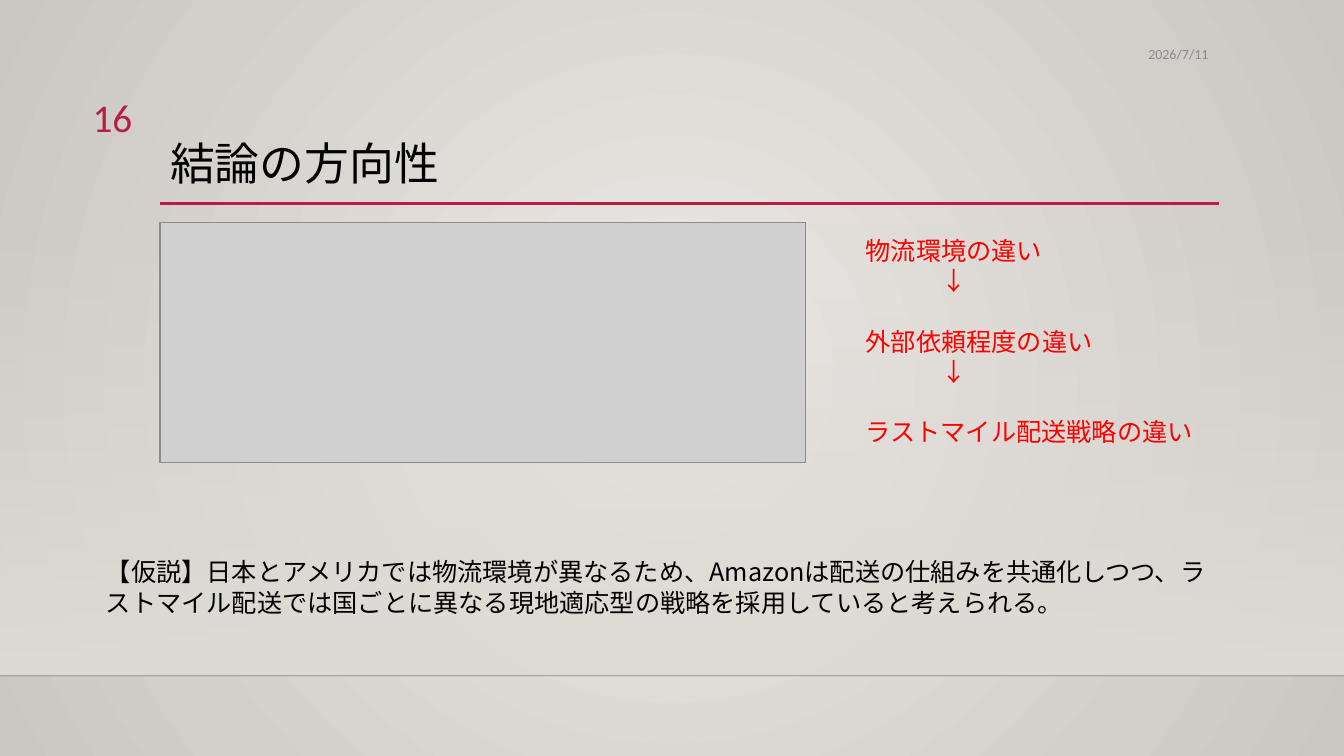
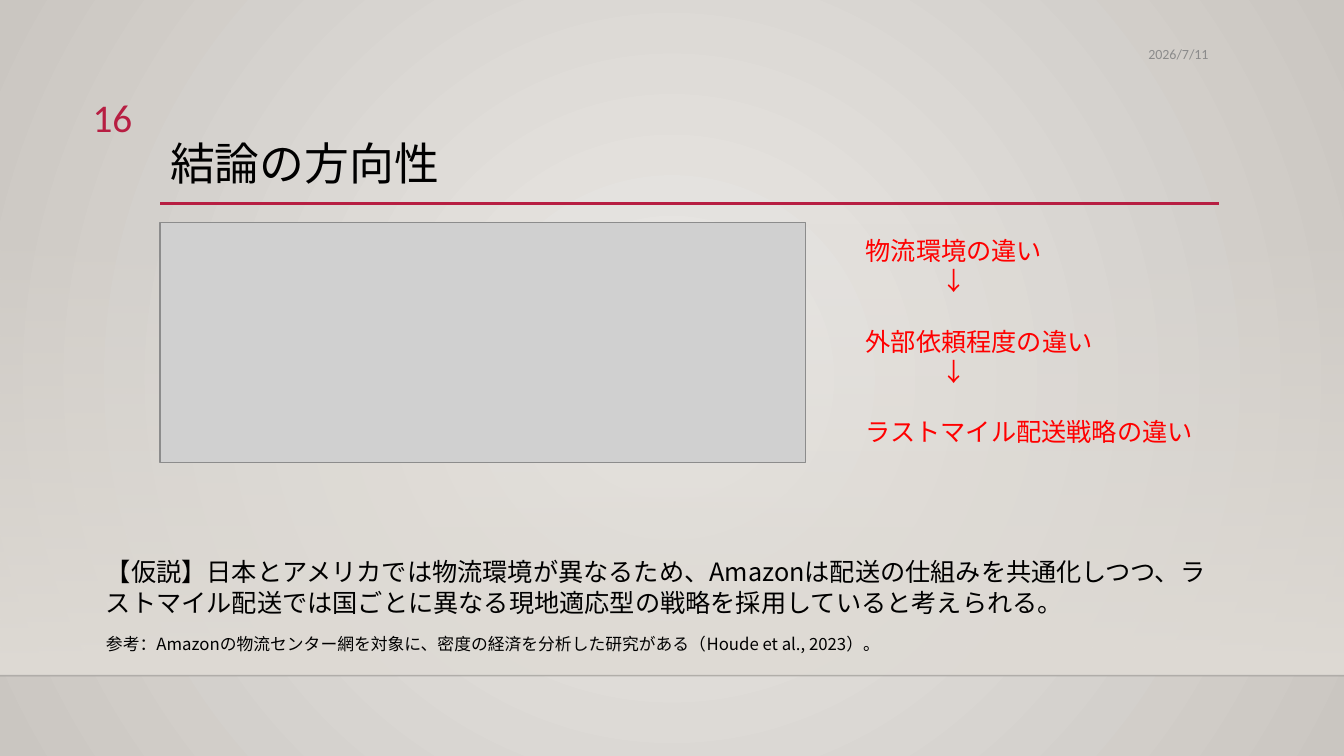
Before and after one commit to xbq738922642-cmd/claude-test, a slide deck: slide 16 of 中間発表_修正版.pptx. Drawn at 1344x756 pixels with LibreOffice and Linux fonts; fonts in the diff are those of the drawing; grey boxes stand for pictures; background and template pictures are left out. Boxes give left, top, right and bottom in pixels: in the first picture for what was removed or moved away, otherwise in the second. Text is boxed around its words. In the diff, an @@ line names an element or a change of style, - is before the commit and + after.

```diff
--- a/中間発表_修正版.pptx
+++ b/中間発表_修正版.pptx
@@ text added at (x1=106, y1=636, x2=880, y2=653), 12 pt, text #000000 @@
+参考：Amazonの物流センター網を対象に、密度の経済を分析した研究がある（Houde et al., 2023）。
```
Also in this commit, not shown: 4 other slides changed.
